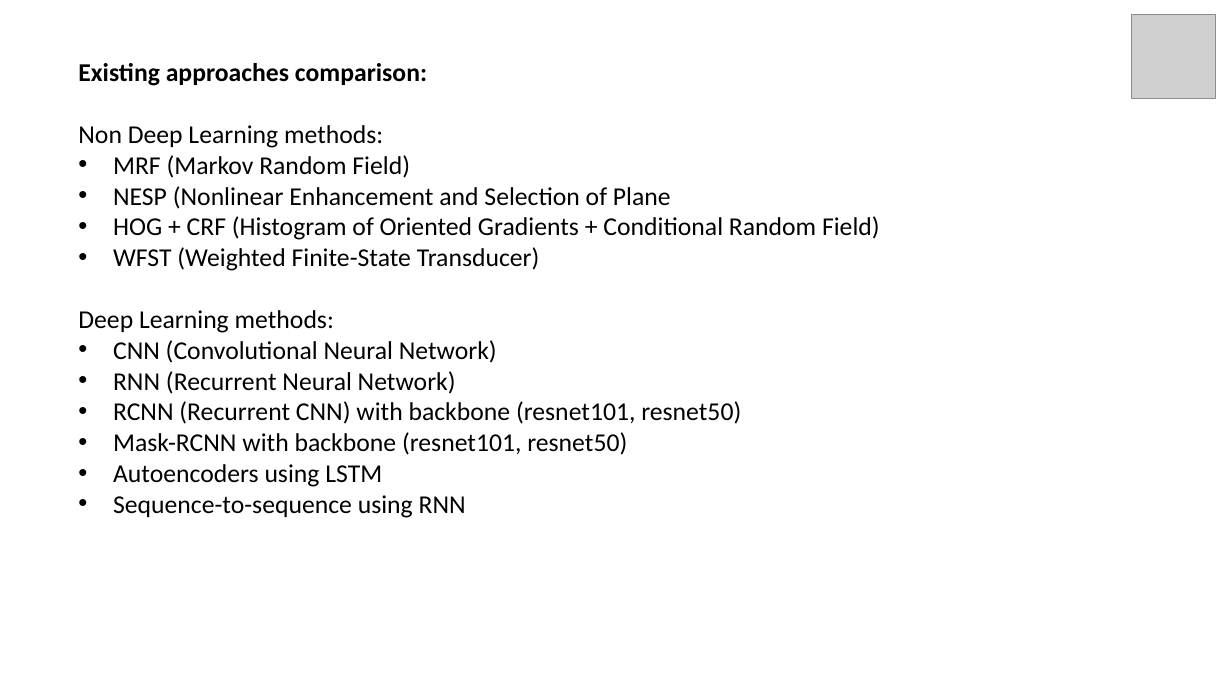
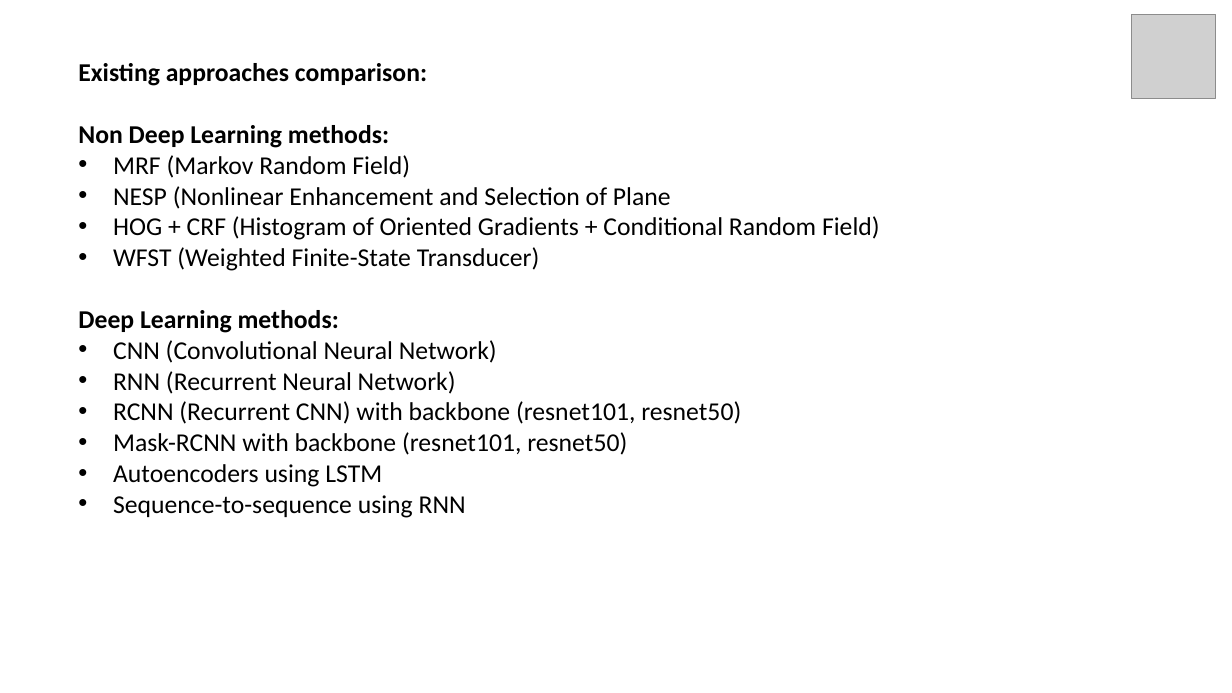
Before and after one commit to GustovalleyTechnovations/Text-Segmentation, a slide deck: slide 6 of Documents/Study/Project_Presentation.pptx (slide 5 before the commit). Drawn at 1232x693 pixels with LibreOffice and Linux fonts; fonts in the diff are those of the drawing; grey boxes stand for pictures. Boxes give left, top, right and bottom in pixels: in the first picture for what was removed or moved away, otherwise in the second. Text is boxed around its words. In the diff, an @@ line names an element or a change of style, - is before the commit and + after.

```diff
--- a/Documents/Study/Project_Presentation.pptx
+++ b/Documents/Study/Project_Presentation.pptx
@@ text at <box>78,125,389,333</box>: bold on in "Non Deep Learning methods:", "Deep Learning methods:" @@
```
Also in this commit, not shown: 4 other slides changed, 10 slides added, 9 other files.
